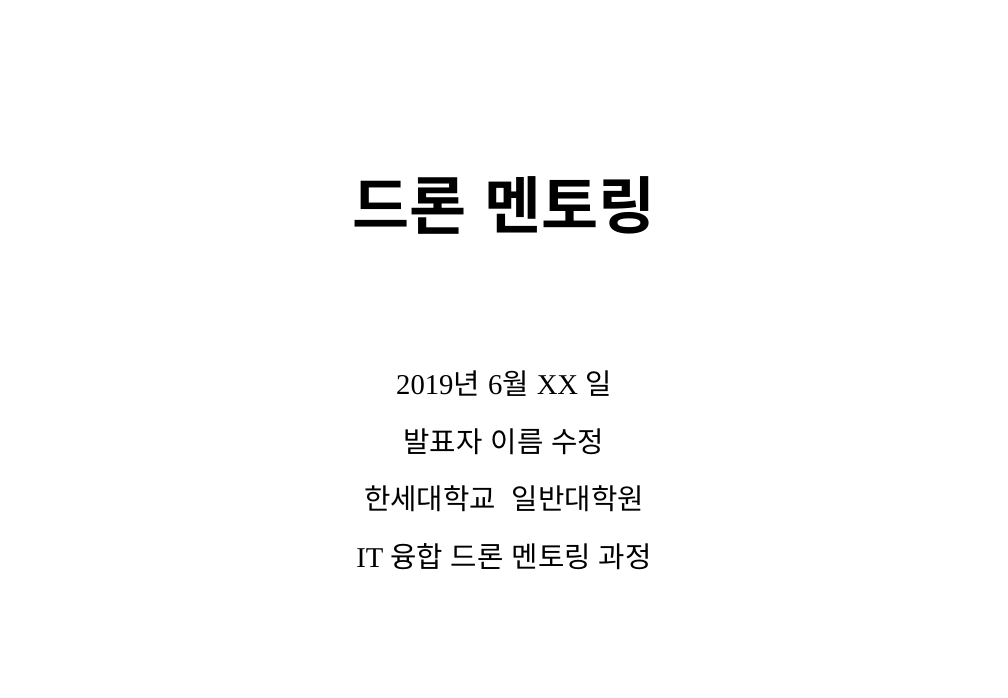
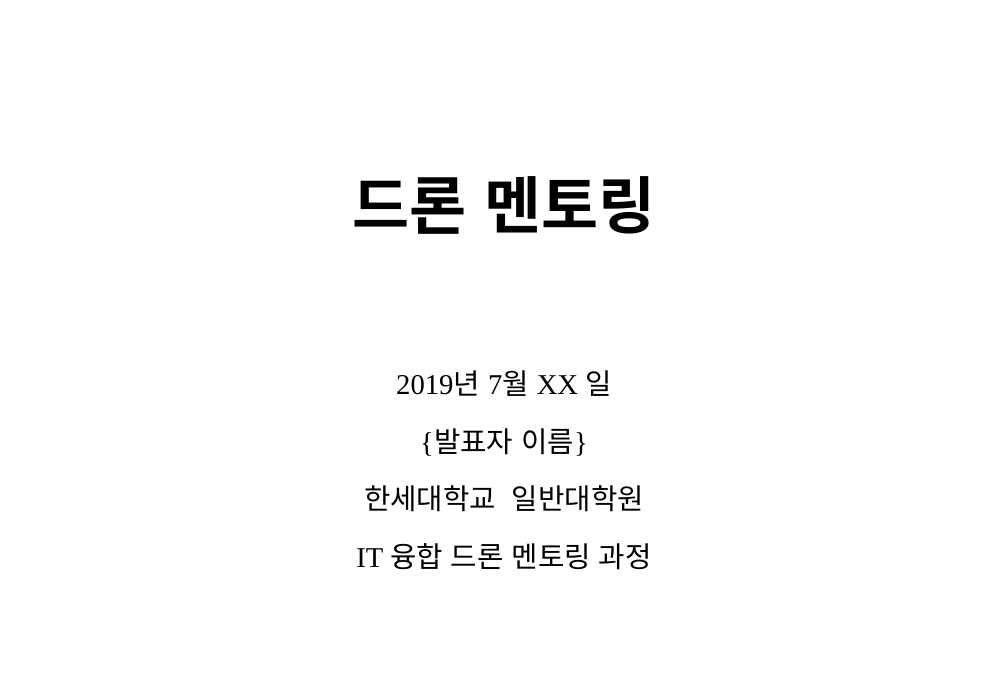
Before and after one commit to sunabove/drone_mentoring, a slide deck: slide 1 of 000 드론 멘토링 문서 템플릿.pptx. Drawn at 1008x698 pixels with LibreOffice and Linux fonts; fonts in the diff are those of the drawing. Boxes give left, top, right and bottom in pixels: in the first picture for what was removed or moved away, otherwise in the second. Text is boxed around its words. In the diff, an @@ line names an element or a change of style, - is before the commit and + after.

```diff
--- a/000 드론 멘토링 문서 템플릿.pptx
+++ b/000 드론 멘토링 문서 템플릿.pptx
@@ subtitle at (396, 370, 611, 456): text changed @@
-2019년 6월 XX 일
-발표자 이름 수정
+2019년 7월 XX 일
+{발표자 이름}
```
Also in this commit, not shown: 2 other slides changed, 4 other files.
